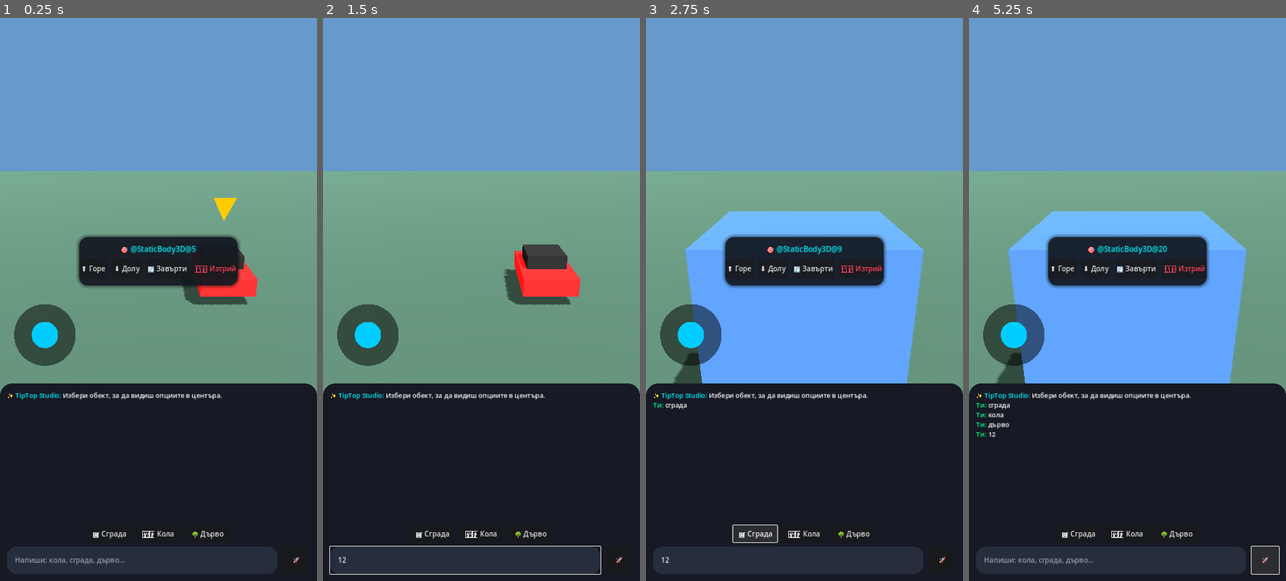
Above: before the commit, frames 1-4 (left to right).
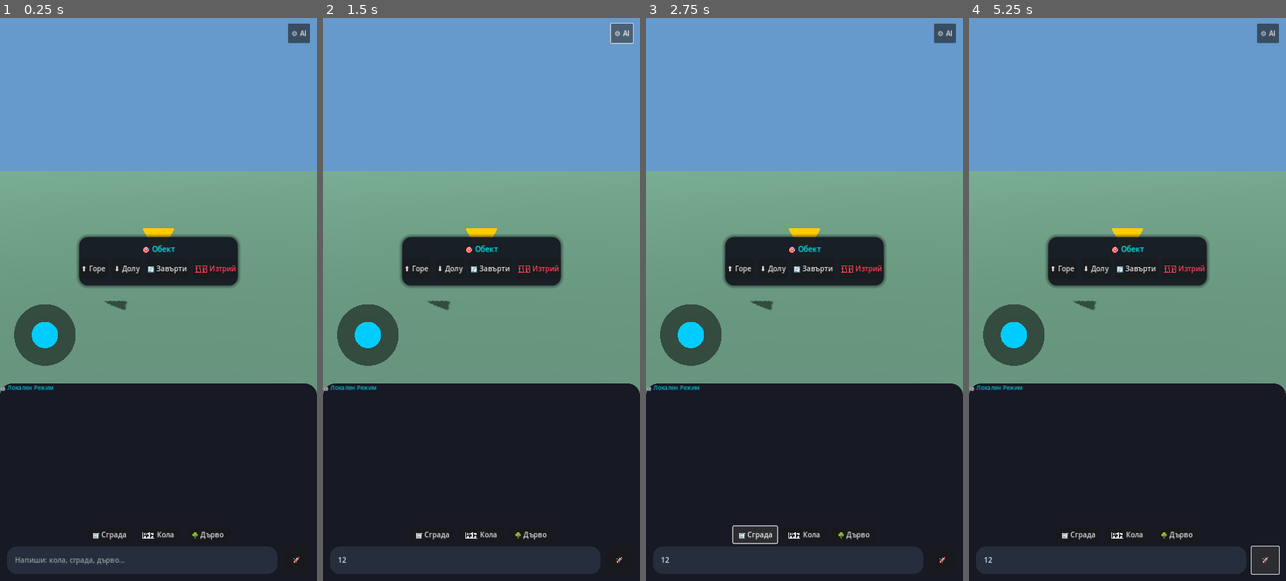
Above: after the commit, the same moments.

Repository: stanbg96/tiptop-game-engine
Game: Godot game, scene res://scenes/Main.tscn
The game is run twice, just before and just after one commit, with the same random seed, the same clock (stepped at 60 frames per second) and the same inputs.
Inputs (mouse positions are in pixels of both pictures, inside the frame that each line leads up to):
- Up to frame 1 (0.25 s): no input
- Up to frame 2 (1.5 s): click (465, 558) at 0.52 s; type "12" at 0.6 s; click (620, 34) at 1.25 s, where only the run after the commit has a clickable "⚙️ AI"
- Up to frame 3 (2.75 s): click "🏢 Сграда" at 2 s
- Up to frame 4 (5.25 s): click "🗑️ Изтрий" at 2.75 s; click "🏎️ Кола" at 3.5 s; click "🌳 Дърво" at 4.25 s; click "🚀" at 5 s

The runs differ from the first frame. In frame 1, 2.4% of the frame differs, in the area x 0-98%, y 1-93%; in frame 2, 6.9%; in frame 3, 18%; in frame 4, 18%, in the area x 0-98%, y 1-98%.
Error before the commit: Invalid access to property or key 'size' on a base object of type 'CylinderMesh'. (res://scripts/Studio.gd:155)
Error after the commit: Parse Error: Expected indented block after function declaration. (res://scripts/Studio.gd:41)

Commit message:
Add full AI Provider Hub: model fetch endpoint, key validator and auto-save

Diff:
--- a/scenes/Main.tscn
+++ b/scenes/Main.tscn
@@ -27,7 +27,7 @@
 albedo_color = Color(1, 0.8, 0, 1)
 
 [sub_resource type="StyleBoxFlat" id="StyleBoxFlat_center_tools"]
-bg_color = Color(0.08, 0.1, 0.14, 0.9)
+bg_color = Color(0.08, 0.1, 0.14, 0.92)
 corner_radius_top_left = 20
 corner_radius_top_right = 20
 corner_radius_bottom_right = 20
@@ -51,8 +51,19 @@
 content_margin_right = 18.0
 content_margin_bottom = 16.0
 
+[sub_resource type="StyleBoxFlat" id="StyleBoxFlat_modal"]
+bg_color = Color(0.08, 0.09, 0.13, 0.98)
+corner_radius_top_left = 24
+corner_radius_top_right = 24
+corner_radius_bottom_right = 24
+corner_radius_bottom_left = 24
+shadow_size = 12
+shadow_color = Color(0, 0, 0, 0.6)
+
 [node name="Main" type="Node3D"]
 script = ExtResource("1_mgr")
+
+[node name="HTTPRequest" type="HTTPRequest" parent="."]
 
 [node name="WorldEnvironment" type="WorldEnvironment" parent="."]
 environment = SubResource("Environment_1")
@@ -82,6 +93,23 @@
 transform = Transform3D(1, 0, 0, 0, 0.92388, 0.382683, 0, -0.382683, 0.92388, 0, 6, 12)
 
 [node name="UI" type="CanvasLayer" parent="."]
+
+[node name="TopBar" type="HBoxContainer" parent="UI"]
+anchors_preset = 10
+anchor_right = 1.0
+offset_left = 16.0
+offset_top = 16.0
+offset_right = -16.0
+offset_bottom = 60.0
+
+[node name="Spacer" type="Control" parent="UI/TopBar"]
+layout_mode = 2
+size_flags_horizontal = 3
+
+[node name="SettingsBtn" type="Button" parent="UI/TopBar"]
+custom_minimum_size = Vector2(50, 44)
+layout_mode = 2
+text = "⚙️ AI"
 
 [node name="JoystickArea" type="Control" parent="UI"]
 layout_mode = 3
@@ -182,14 +210,24 @@
 anchor_bottom = 1.0
 grow_horizontal = 2
 grow_vertical = 2
-theme_override_constants/separation = 10
+theme_override_constants/separation = 8
 alignment = 2
+
+[node name="TopRow" type="HBoxContainer" parent="UI/ChatBG/VBox"]
+layout_mode = 2
+offset_left = 16.0
+offset_right = -16.0
+
+[node name="CurrentModelLbl" type="Label" parent="UI/ChatBG/VBox/TopRow"]
+layout_mode = 2
+theme_override_colors/font_color = Color(0, 0.9, 1, 0.8)
+theme_override_font_sizes/font_size = 13
+text = "🤖 Локален Режим"
 
 [node name="Margin1" type="MarginContainer" parent="UI/ChatBG/VBox"]
 layout_mode = 2
 size_flags_vertical = 3
 theme_override_constants/margin_left = 16
-theme_override_constants/margin_top = 16
 theme_override_constants/margin_right = 16
 
 [node name="Log" type="RichTextLabel" parent="UI/ChatBG/VBox/Margin1"]
@@ -241,6 +279,102 @@
 custom_minimum_size = Vector2(62, 62)
 text = "🚀"
 
+[node name="ApiPage" type="Control" parent="UI"]
+visible = false
+layout_mode = 3
+anchors_preset = 15
+anchor_right = 1.0
+anchor_bottom = 1.0
+grow_horizontal = 2
+grow_vertical = 2
+
+[node name="Overlay" type="ColorRect" parent="UI/ApiPage"]
+layout_mode = 1
+anchors_preset = 15
+anchor_right = 1.0
+anchor_bottom = 1.0
+grow_horizontal = 2
+grow_vertical = 2
+color = Color(0, 0, 0, 0.7)
+
+[node name="Card" type="PanelContainer" parent="UI/ApiPage"]
+layout_mode = 1
+anchors_preset = 8
+anchor_left = 0.5
+anchor_top = 0.5
+anchor_right = 0.5
+anchor_bottom = 0.5
+offset_left = -280.0
+offset_top = -300.0
+offset_right = 280.0
+offset_bottom = 300.0
+grow_horizontal = 2
+grow_vertical = 2
+theme_override_styles/panel = SubResource("StyleBoxFlat_modal")
+
+[node name="Scroll" type="ScrollContainer" parent="UI/ApiPage/Card"]
+layout_mode = 2
+
+[node name="VBox" type="VBoxContainer" parent="UI/ApiPage/Card/Scroll"]
+layout_mode = 2
+size_flags_horizontal = 3
+theme_override_constants/separation = 14
+
+[node name="HeaderRow" type="HBoxContainer" parent="UI/ApiPage/Card/Scroll/VBox"]
+layout_mode = 2
+
+[node name="Title" type="Label" parent="UI/ApiPage/Card/Scroll/VBox/HeaderRow"]
+layout_mode = 2
+size_flags_horizontal = 3
+theme_override_font_sizes/font_size = 18
+text = "⚙️ Настройки на AI Ключ"
+
+[node name="CloseBtn" type="Button" parent="UI/ApiPage/Card/Scroll/VBox/HeaderRow"]
+custom_minimum_size = Vector2(36, 36)
+layout_mode = 2
+text = "✕"
+
+[node name="Lbl1" type="Label" parent="UI/ApiPage/Card/Scroll/VBox"]
+layout_mode = 2
+theme_override_colors/font_color = Color(0.7, 0.75, 0.85, 1)
+text = "1. Избери AI Доставчик:"
+
+[node name="ProviderSelect" type="OptionButton" parent="UI/ApiPage/Card/Scroll/VBox"]
+custom_minimum_size = Vector2(0, 48)
+layout_mode = 2
+
+[node name="Lbl2" type="Label" parent="UI/ApiPage/Card/Scroll/VBox"]
+layout_mode = 2
+theme_override_colors/font_color = Color(0.7, 0.75, 0.85, 1)
+text = "2. Въведи API Ключ (sk-...):"
+
+[node name="KeyInput" type="LineEdit" parent="UI/ApiPage/Card/Scroll/VBox"]
+custom_minimum_size = Vector2(0, 52)
+layout_mode = 2
+placeholder_text = "Постави ключа тук..."
+secret = true
+
+[node name="TestBtn" type="Button" parent="UI/ApiPage/Card/Scroll/VBox"]
+custom_minimum_size = Vector2(0, 50)
+layout_mode = 2
+text = "⚡ Тествай и свали наличните модели"
+
+[node name="StatusLbl" type="Label" parent="UI/ApiPage/Card/Scroll/VBox"]
+layout_mode = 2
+theme_override_font_sizes/font_size = 14
+text = "Въведи ключ и натисни бутона за тест."
+autowrap_mode = 2
+
+[node name="Lbl3" type="Label" parent="UI/ApiPage/Card/Scroll/VBox"]
+layout_mode = 2
+theme_override_colors/font_color = Color(0.7, 0.75, 0.85, 1)
+text = "3. Избери активен модел:"
+
+[node name="ModelSelect" type="OptionButton" parent="UI/ApiPage/Card/Scroll/VBox"]
+custom_minimum_size = Vector2(0, 48)
+layout_mode = 2
+
+[connection signal="pressed" from="UI/TopBar/SettingsBtn" to="." method="_on_open_settings"]
 [connection signal="pressed" from="UI/CenterTools/Panel/VBox/Buttons/BtnUp" to="." method="_on_act_up"]
 [connection signal="pressed" from="UI/CenterTools/Panel/VBox/Buttons/BtnDown" to="." method="_on_act_down"]
 [connection signal="pressed" from="UI/CenterTools/Panel/VBox/Buttons/BtnRot" to="." method="_on_act_rot"]
@@ -249,3 +383,7 @@
 [connection signal="pressed" from="UI/ChatBG/VBox/Chips/BtnCar" to="." method="_on_chip_pressed" binds= ["кола"]]
 [connection signal="pressed" from="UI/ChatBG/VBox/Chips/BtnTree" to="." method="_on_chip_pressed" binds= ["дърво"]]
 [connection signal="pressed" from="UI/ChatBG/VBox/Margin2/InputRow/SendBtn" to="." method="_on_send_chat"]
+[connection signal="pressed" from="UI/ApiPage/Card/Scroll/VBox/HeaderRow/CloseBtn" to="." method="_on_close_settings"]
+[connection signal="item_selected" from="UI/ApiPage/Card/Scroll/VBox/ProviderSelect" to="." method="_on_provider_selected"]
+[connection signal="pressed" from="UI/ApiPage/Card/Scroll/VBox/TestBtn" to="." method="_on_fetch_models_pressed"]
+[connection signal="item_selected" from="UI/ApiPage/Card/Scroll/VBox/ModelSelect" to="." method="_on_model_selected"]
--- a/scripts/Studio.gd
+++ b/scripts/Studio.gd
@@ -9,160 +9,357 @@
 @onready var indicator = $Indicator
 @onready var world = $World
 
+# Референции към новата страница за ключове и модели
+@onready var api_page = $UI/ApiPage
+@onready var provider_select = $UI/ApiPage/Card/Scroll/VBox/ProviderSelect
+@onready var key_input = $UI/ApiPage/Card/Scroll/VBox/KeyInput
+@onready var test_btn = $UI/ApiPage/Card/Scroll/VBox/TestBtn
+@onready var status_lbl = $UI/ApiPage/Card/Scroll/VBox/StatusLbl
+@onready var model_select = $UI/ApiPage/Card/Scroll/VBox/ModelSelect
+@onready var current_model_chip = $UI/ChatBG/VBox/TopRow/CurrentModelLbl
+@onready var http_request = $HTTPRequest
+
 var selected_obj: Node3D = null
 var is_dragging: bool = false
 var cam_yaw: float = 0.0
 var cam_pitch: float = -0.4
 
+# Конфигурация на API доставчиците
+var providers = {
+0: {"name": "OpenRouter", "base": "https://openrouter.ai/api/v1", "chat": "https://openrouter.ai/api/v1/chat/completions", "models_url": "https://openrouter.ai/api/v1/models"},
+1: {"name": "Groq", "base": "https://api.groq.com/openai/v1", "chat": "https://api.groq.com/openai/v1/chat/completions", "models_url": "https://api.groq.com/openai/v1/models"},
+2: {"name": "OpenAI", "base": "https://api.openai.com/v1", "chat": "https://api.openai.com/v1/chat/completions", "models_url": "https://api.openai.com/v1/models"},
+3: {"name": "DeepSeek", "base": "https://api.deepseek.com/v1", "chat": "https://api.deepseek.com/v1/chat/completions", "models_url": "https://api.deepseek.com/v1/models"}
+}
+
+var current_provider_idx: int = 0
+var api_key: String = ""
+var current_model: String = "default"
+var fetched_models: Array = []
+var is_testing_models: bool = false
+
 func _ready():
-    center_tools.visible = false
-    indicator.visible = false
-    _add_log("[color=#00f2fe]✨ TipTop Studio:[/color] Избери обект, за да видиш опциите в центъра.")
-    _build("дърво", Vector3(-3, 0, -5))
-    _build("кола", Vector3(3, 0, -5))
+center_tools.visible = false
+indicator.visible = false
+api_page.visible = false
+
+http_request.request_completed.connect(_on_http_response)
+_setup_provider_dropdown()
+_load_saved_config()
+
+_add_log("[color=#00f2fe]✨ TipTop Studio е готово![/color] Натисни ⚙️ за избор на AI доставчик и модел.")
+_build("дърво", Vector3(-3, 0, -5))
+_build("кола", Vector3(3, 0, -5))
+
+func _setup_provider_dropdown():
+provider_select.clear()
+provider_select.add_item("🌐 OpenRouter (300+ модела)")
+provider_select.add_item("⚡ Groq (Супер бърз)")
+provider_select.add_item("🤖 OpenAI (ChatGPT)")
+provider_select.add_item("🧠 DeepSeek (V3 / R1)")
 
 func _process(delta):
-    # ДРОН ЛЕТЕНЕ ЧРЕЗ ДЖОЙСТИК
-    if joy.output.length() > 0.05:
-        var fwd = -camera.global_transform.basis.z
-        var rgt = camera.global_transform.basis.x
-        fwd.y = 0; rgt.y = 0
-        fwd = fwd.normalized(); rgt = rgt.normalized()
-        camera.global_position += (rgt * joy.output.x + fwd * -joy.output.y) * 14.0 * delta
-
-    # МАРКЕР НАД СЕЛЕКТИРАНИЯ ОБЕКТ
-    if selected_obj and is_instance_valid(selected_obj):
-        indicator.visible = true
-        var bounce = sin(Time.get_ticks_msec() * 0.006) * 0.25
-        indicator.global_position = selected_obj.global_position + Vector3(0, 3.2 + bounce, 0)
-    else:
-        indicator.visible = false
+# ДРОН ЛЕТЕНЕ ЧРЕЗ ДЖОЙСТИК
+if joy.output.length() > 0.05:
+var fwd = -camera.global_transform.basis.z
+var rgt = camera.global_transform.basis.x
+fwd.y = 0; rgt.y = 0
+fwd = fwd.normalized(); rgt = rgt.normalized()
+camera.global_position += (rgt * joy.output.x + fwd * -joy.output.y) * 14.0 * delta
+
+# МАРКЕР НАД СЕЛЕКТИРАНИЯ ОБЕКТ
+if selected_obj and is_instance_valid(selected_obj):
+indicator.visible = true
+var bounce = sin(Time.get_ticks_msec() * 0.006) * 0.25
+indicator.global_position = selected_obj.global_position + Vector3(0, 3.2 + bounce, 0)
+else:
+indicator.visible = false
 
 func _unhandled_input(event):
-    var screen_h = get_viewport().size.y
-    var limit_h = screen_h * 0.65
-
-    if event is InputEventScreenTouch:
-        if event.position.y > limit_h: return
-        if event.pressed:
-            var hit = _raycast(event.position)
-            if hit:
-                _select(hit)
-                is_dragging = true
-            else:
-                _deselect()
-                is_dragging = false
-        else:
-            is_dragging = false
-
-    elif event is InputEventScreenDrag:
-        if event.position.y > limit_h: return
-        if is_dragging and selected_obj and is_instance_valid(selected_obj):
-            var drop = _get_floor(event.position)
-            if drop != Vector3.INF:
-                selected_obj.global_position.x = drop.x
-                selected_obj.global_position.z = drop.z
-        else:
-            # Оглеждане с пръст
-            cam_yaw -= event.relative.x * 0.005
-            cam_pitch = clamp(cam_pitch - event.relative.y * 0.005, -1.4, 1.4)
-            camera.rotation.y = cam_yaw
-            camera.rotation.x = cam_pitch
+if api_page.visible: return
+var screen_h = get_viewport().size.y
+var limit_h = screen_h * 0.65
+
+if event is InputEventScreenTouch:
+if event.position.y > limit_h: return
+if event.pressed:
+var hit = _raycast(event.position)
+if hit:
+_select(hit)
+is_dragging = true
+else:
+_deselect()
+is_dragging = false
+else:
+is_dragging = false
+
+elif event is InputEventScreenDrag:
+if event.position.y > limit_h: return
+if is_dragging and selected_obj and is_instance_valid(selected_obj):
+var drop = _get_floor(event.position)
+if drop != Vector3.INF:
+selected_obj.global_position.x = drop.x
+selected_obj.global_position.z = drop.z
+else:
+cam_yaw -= event.relative.x * 0.005
+cam_pitch = clamp(cam_pitch - event.relative.y * 0.005, -1.4, 1.4)
+camera.rotation.y = cam_yaw
+camera.rotation.x = cam_pitch
 
 func _raycast(pos: Vector2):
-    var from = camera.project_ray_origin(pos)
-    var to = from + camera.project_ray_normal(pos) * 1000.0
-    var q = PhysicsRayQueryParameters3D.create(from, to)
-    var res = get_world_3d().direct_space_state.intersect_ray(q)
-    if res and res.collider.is_in_group("prop"):
-        return res.collider.get_parent()
-    return null
+var from = camera.project_ray_origin(pos)
+var to = from + camera.project_ray_normal(pos) * 1000.0
+var q = PhysicsRayQueryParameters3D.create(from, to)
+var res = get_world_3d().direct_space_state.intersect_ray(q)
+if res and res.collider.is_in_group("prop"):
+return res.collider.get_parent()
+return null
 
 func _get_floor(pos: Vector2):
-    var from = camera.project_ray_origin(pos)
-    var dir = camera.project_ray_normal(pos)
-    var h = selected_obj.global_position.y if selected_obj else 0.0
-    var plane = Plane(Vector3.UP, h)
-    return plane.intersects_ray(from, dir)
+var from = camera.project_ray_origin(pos)
+var dir = camera.project_ray_normal(pos)
+var h = selected_obj.global_position.y if selected_obj else 0.0
+var plane = Plane(Vector3.UP, h)
+return plane.intersects_ray(from, dir)
 
 func _select(obj):
-    selected_obj = obj
-    lbl_selected.text = "🎯 " + obj.name
-    center_tools.visible = true
+selected_obj = obj
+lbl_selected.text = "🎯 " + obj.name
+center_tools.visible = true
 
 func _deselect():
-    selected_obj = null
-    center_tools.visible = false
+selected_obj = null
+center_tools.visible = false
 
 # --- ОПЦИИ ЗА ОБЕКТА (В ЦЕНТЪРА) ---
 func _on_act_up(): if selected_obj: selected_obj.global_position.y += 0.8
 func _on_act_down(): if selected_obj: selected_obj.global_position.y = max(0.0, selected_obj.global_position.y - 0.8)
 func _on_act_rot(): if selected_obj: selected_obj.rotate_y(deg_to_rad(45))
 func _on_act_del():
-    if selected_obj:
-        selected_obj.queue_free()
-        _deselect()
-
-# --- ЧАТ И СТРОИТЕЛ ---
+if selected_obj:
+selected_obj.queue_free()
+_deselect()
+
+# --- СТРАНИЦА ЗА API КЛЮЧОВЕ И МОДЕЛИ ---
+func _on_open_settings():
+api_page.visible = true
+
+func _on_close_settings():
+api_page.visible = false
+_save_config()
+
+func _on_provider_selected(idx: int):
+current_provider_idx = idx
+status_lbl.text = "Избран доставчик: " + providers[idx]["name"]
+model_select.clear()
+model_select.add_item("Натисни бутона по-долу за сваляне на модели...")
+
+func _on_fetch_models_pressed():
+api_key = key_input.text.strip_edges()
+if api_key.is_empty():
+status_lbl.text = "❌ Моля, въведи първо API ключ!"
+status_lbl.modulate = Color(1, 0.3, 0.3)
+return
+
+is_testing_models = true
+test_btn.disabled = true
+status_lbl.text = "⏳ Свързване с " + providers[current_provider_idx]["name"] + "..."
+status_lbl.modulate = Color(1, 0.9, 0.2)
+
+var url = providers[current_provider_idx]["models_url"]
+var headers = [
+"Authorization: Bearer " + api_key,
+"Content-Type: application/json"
+]
+
+if current_provider_idx == 0: # OpenRouter изисква HTTP-Referer за безплатни заявки
+headers.append("HTTP-Referer: https://tiptop.engine")
+headers.append("X-Title: TipTop Studio")
+
+http_request.request(url, headers, HTTPClient.METHOD_GET)
+
+func _on_http_response(result: int, response_code: int, headers: PackedStringArray, body: PackedByteArray):
+test_btn.disabled = false
+
+if is_testing_models:
+is_testing_models = false
+if response_code == 200:
+var json = JSON.new()
+if json.parse(body.get_string_from_utf8()) == OK:
+var res = json.get_data()
+_populate_models_list(res)
+else:
+status_lbl.text = "❌ Грешка при четене на списъка с модели!"
+status_lbl.modulate = Color(1, 0.3, 0.3)
+else:
+status_lbl.text = "❌ Грешен или невалиден API ключ! (HTTP " + str(response_code) + ")"
+status_lbl.modulate = Color(1, 0.3, 0.3)
+else:
+# Отговор от генериране през чата
+if response_code == 200:
+var json = JSON.new()
+if json.parse(body.get_string_from_utf8()) == OK:
+var res = json.get_data()
+var content = res["choices"][0]["message"]["content"]
+_add_log("[color=#00f2fe]" + current_model + ":[/color] " + content)
+_build(content.to_lower(), Vector3.INF)
+else:
+_add_log("[color=#ff4444]AI грешка (" + str(response_code) + "). Провери баланса/ключа от ⚙️[/color]")
+
+func _populate_models_list(data: Dictionary):
+model_select.clear()
+fetched_models.clear()
+
+var list = data.get("data", [])
+if list.is_empty():
+list = data.get("models", [])
+
+for item in list:
+var m_id = ""
+if item is Dictionary:
+m_id = item.get("id", "")
+elif item is String:
+m_id = item
+
+if not m_id.is_empty():
+fetched_models.append(m_id)
+model_select.add_item(m_id)
+
+if fetched_models.size() > 0:
+status_lbl.text = "✅ Ключът работи! Намерени " + str(fetched_models.size()) + " модела."
+status_lbl.modulate = Color(0.2, 1, 0.4)
+current_model = fetched_models[0]
+current_model_chip.text = "🤖 " + current_model
+_save_config()
+else:
+status_lbl.text = "⚠️ Ключът е валиден, но не бяха открити модели."
+status_lbl.modulate = Color(1, 0.8, 0.2)
+
+func _on_model_selected(idx: int):
+if idx >= 0 and idx < fetched_models.size():
+current_model = fetched_models[idx]
+current_model_chip.text = "🤖 " + current_model
+_save_config()
+
+# Запазване и зареждане на настройките на телефона
+func _save_config():
+var cfg = {
+"provider": current_provider_idx,
+"api_key": key_input.text.strip_edges(),
+"model": current_model,
+"models": fetched_models
+}
+var f = FileAccess.open("user://api_config.json", FileAccess.WRITE)
+if f:
+f.store_string(JSON.stringify(cfg))
+
+func _load_saved_config():
+if FileAccess.file_exists("user://api_config.json"):
+var f = FileAccess.open("user://api_config.json", FileAccess.READ)
+var json = JSON.new()
+if json.parse(f.get_as_text()) == OK:
+var cfg = json.get_data()
+current_provider_idx = cfg.get("provider", 0)
+provider_select.selected = current_provider_idx
+api_key = cfg.get("api_key", "")
+key_input.text = api_key
+current_model = cfg.get("model", "default")
+current_model_chip.text = "🤖 " + current_model
+fetched_models = cfg.get("models", [])
+if not fetched_models.is_empty():
+model_select.clear()
+for m in fetched_models:
+model_select.add_item(m)
+var saved_idx = fetched_models.find(current_model)
+if saved_idx != -1:
+model_select.selected = saved_idx
+
+# --- ЧАТ И AI ИЗПРАЩАНЕ ---
 func _add_log(msg: String): chat_log.append_text(msg + "\n")
 
 func _on_send_chat():
-    var t = chat_input.text.strip_edges()
-    if t.is_empty(): return
-    chat_input.text = ""
-    _add_log("[color=#00ff88]Ти:[/color] " + t)
-    _build(t.to_lower(), Vector3.INF)
+var t = chat_input.text.strip_edges()
+if t.is_empty(): return
+chat_input.text = ""
+_add_log("[color=#00ff88]Ти:[/color] " + t)
+
+# Ако има въведен ключ и свален модел, пращаме към AI
+if not api_key.is_empty() and current_model != "default":
+_request_ai_chat(t)
+else:
+_build(t.to_lower(), Vector3.INF)
 
 func _on_chip_pressed(txt: String):
-    _add_log("[color=#00ff88]Ти:[/color] " + txt)
-    _build(txt.to_lower(), Vector3.INF)
+_add_log("[color=#00ff88]Ти:[/color] " + txt)
+_build(txt.to_lower(), Vector3.INF)
+
+func _request_ai_chat(prompt: String):
+var url = providers[current_provider_idx]["chat"]
+var headers = [
+"Authorization: Bearer " + api_key,
+"Content-Type: application/json"
+]
+if current_provider_idx == 0:
+headers.append("HTTP-Referer: https://tiptop.engine")
+
+var sys_prompt = "Ти си 3D генератор. Отговаряй САМО с една дума от списъка: [дърво, кола, сграда, блок], която най-точно отговаря на заявката."
+var body = JSON.stringify({
+"model": current_model,
+"messages": [
+{"role": "system", "content": sys_prompt},
+{"role": "user", "content": prompt}
+],
+"max_tokens": 10,
+"temperature": 0.1
+})
+http_request.request(url, headers, HTTPClient.METHOD_POST, body)
 
 func _build(prompt: String, f_pos: Vector3):
-    var pos = f_pos
-    if pos == Vector3.INF:
-        var fwd = -camera.global_transform.basis.z
-        fwd.y = 0
-        pos = camera.global_position + fwd.normalized() * 5.0
-        pos.y = 0.0
-
-    var obj = Node3D.new()
-    obj.position = pos
-
-    var rb = StaticBody3D.new()
-    rb.add_to_group("prop")
-    obj.add_child(rb)
-
-    if "дърво" in prompt:
-        obj.name = "Tree"
-        _add_m(rb, CylinderMesh.new(), Vector3(0.6, 1.5, 0.6), Vector3(0, 0.75, 0), Color(0.4, 0.2, 0.1))
-        _add_m(rb, SphereMesh.new(), Vector3(3, 3, 3), Vector3(0, 2.5, 0), Color(0.1, 0.8, 0.2))
-        _add_c(rb, Vector3(2, 4, 2), Vector3(0, 2, 0))
-    elif "кола" in prompt:
-        obj.name = "Car"
-        _add_m(rb, BoxMesh.new(), Vector3(2.4, 0.8, 4.6), Vector3(0, 0.4, 0), Color(1.0, 0.1, 0.1))
-        _add_m(rb, BoxMesh.new(), Vector3(1.8, 0.6, 2.2), Vector3(0, 1.1, -0.2), Color(0.1, 0.1, 0.1))
-        _add_c(rb, Vector3(2.4, 1.4, 4.6), Vector3(0, 0.7, 0))
-    else:
-        obj.name = "Building"
-        _add_m(rb, BoxMesh.new(), Vector3(2.5, 5.0, 2.5), Vector3(0, 2.5, 0), Color(0.2, 0.35, 0.55))
-        _add_c(rb, Vector3(2.5, 5.0, 2.5), Vector3(0, 2.5, 0))
-
-    world.add_child(obj)
-    _select(rb)
+var pos = f_pos
+if pos == Vector3.INF:
+var fwd = -camera.global_transform.basis.z
+fwd.y = 0
+pos = camera.global_position + fwd.normalized() * 5.0
+pos.y = 0.0
+
+var obj = Node3D.new()
+obj.position = pos
+
+var rb = StaticBody3D.new()
+rb.add_to_group("prop")
+obj.add_child(rb)
+
+if "дърво" in prompt:
+obj.name = "Tree"
+_add_m(rb, CylinderMesh.new(), Vector3(0.6, 1.8, 0.6), Vector3(0, 0.9, 0), Color(0.4, 0.22, 0.12))
+_add_m(rb, SphereMesh.new(), Vector3(3.2, 3.2, 3.2), Vector3(0, 2.8, 0), Color(0.12, 0.8, 0.22))
+_add_c(rb, Vector3(2.5, 4.5, 2.5), Vector3(0, 2.2, 0))
+elif "кола" in prompt:
+obj.name = "Car"
+_add_m(rb, BoxMesh.new(), Vector3(2.4, 0.8, 4.6), Vector3(0, 0.4, 0), Color(1.0, 0.1, 0.1))
+_add_m(rb, BoxMesh.new(), Vector3(1.8, 0.6, 2.2), Vector3(0, 1.1, -0.2), Color(0.1, 0.1, 0.1))
+_add_c(rb, Vector3(2.4, 1.4, 4.6), Vector3(0, 0.7, 0))
+else:
+obj.name = "Building"
+_add_m(rb, BoxMesh.new(), Vector3(2.5, 5.0, 2.5), Vector3(0, 2.5, 0), Color(0.2, 0.35, 0.55))
+_add_c(rb, Vector3(2.5, 5.0, 2.5), Vector3(0, 2.5, 0))
+
+world.add_child(obj)
+_select(rb)
 
 func _add_m(p, msh, sz, pos, col):
-    var m = MeshInstance3D.new()
-    msh.size = sz if msh is BoxMesh else msh.size
-    if msh is CylinderMesh: msh.top_radius=sz.x/2.0; msh.bottom_radius=sz.x/2.0; msh.height=sz.y
-    if msh is SphereMesh: msh.radius=sz.x/2.0; msh.height=sz.y
-    m.mesh = msh; m.position = pos
-    var mat = StandardMaterial3D.new()
-    mat.albedo_color = col
-    m.material_override = mat
-    p.add_child(m)
+var m = MeshInstance3D.new()
+msh.size = sz if msh is BoxMesh else msh.size
+if msh is CylinderMesh: msh.top_radius=sz.x/2.0; msh.bottom_radius=sz.x/2.0; msh.height=sz.y
+if msh is SphereMesh: msh.radius=sz.x/2.0; msh.height=sz.y
+m.mesh = msh; m.position = pos
+var mat = StandardMaterial3D.new()
+mat.albedo_color = col
+m.material_override = mat
+p.add_child(m)
 
 func _add_c(p, sz, pos):
-    var c = CollisionShape3D.new()
-    var s = BoxShape3D.new(); s.size = sz
-    c.shape = s; c.position = pos
-    p.add_child(c)
+var c = CollisionShape3D.new()
+var s = BoxShape3D.new(); s.size = sz
+c.shape = s; c.position = pos
+p.add_child(c)
Not shown: 1 places in scenes/Main.tscn that only renumber resources
